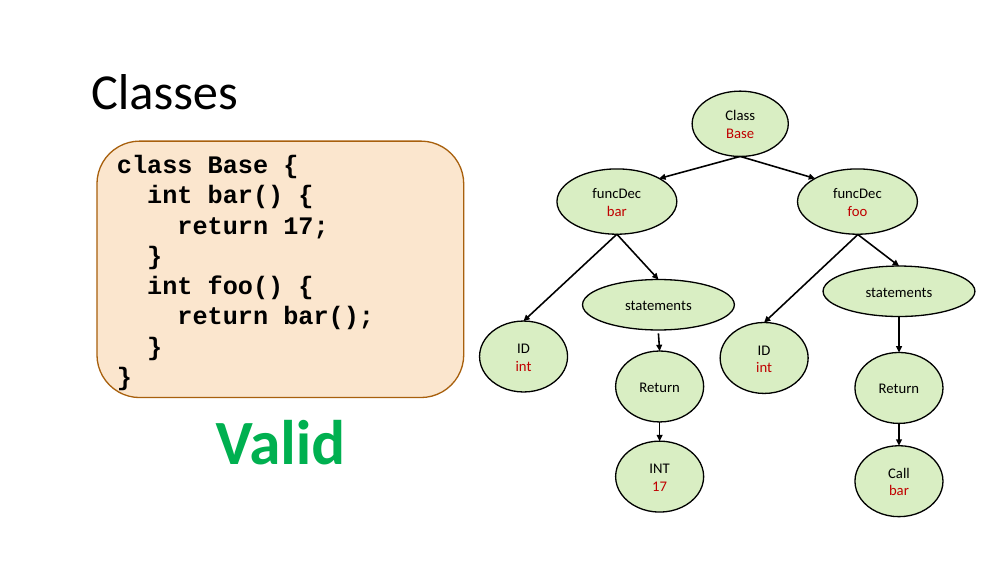
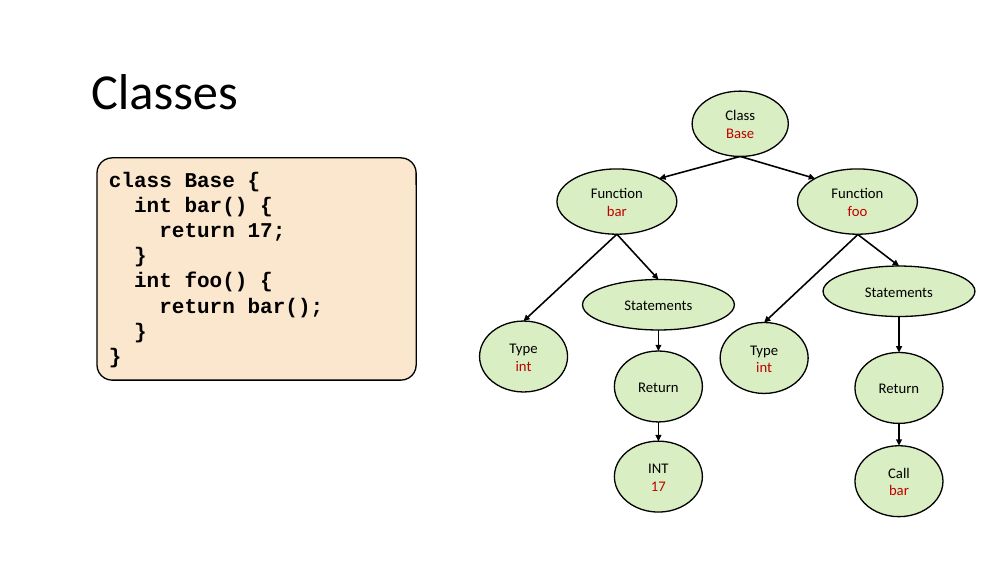
Before and after one commit to nivshani/compilation, a slide deck: slide 96 of slides/semantic.pptx (slide 95 before the commit). Drawn at 1008x567 pixels with LibreOffice and Linux fonts; fonts in the diff are those of the drawing. Boxes give left, top, right and bottom in pixels: in the first picture for what was removed or moved away, otherwise in the second. Text is boxed around its words. In the diff, an @@ line names an element or a change of style, - is before the commit and + after.

```diff
--- a/slides/semantic.pptx
+++ b/slides/semantic.pptx
@@ rounded rectangle "class Base {": place and size @@
-rounded rectangle "class Base {" at [97,141,464,398]
+rounded rectangle "class Base {" at [97,158,416,380]
@@ rounded rectangle "class Base {" at [97,158,416,380]: size 24 to 20 pt; vertical alignment middle to top; outline #A9610D 1.25 pt to #000000 1.25 pt; proportions changed @@
@@ text in ellipse at [591,188,643,198]: text changed @@
-funcDec
+Function
@@ text in ellipse at [831,188,883,198]: text changed @@
-funcDec
+Function
@@ text in ellipse at [865,287,933,297]: text changed @@
-statements
+Statements
@@ text in ellipse at [624,300,692,310]: text changed @@
-statements
+Statements
@@ text in ellipse at [509,343,537,356]: text changed @@
-ID
+Type
@@ arrow moved from (659, 333) - (660, 351) to (659, 330) - (659, 351) @@
@@ text in ellipse at [750,345,778,358]: text changed @@
-ID
+Type
@@ text removed at [216,419,345,465] @@
-Valid
```
Also in this commit, not shown: 112 other slides changed, 2 slides added, 1 other file.
